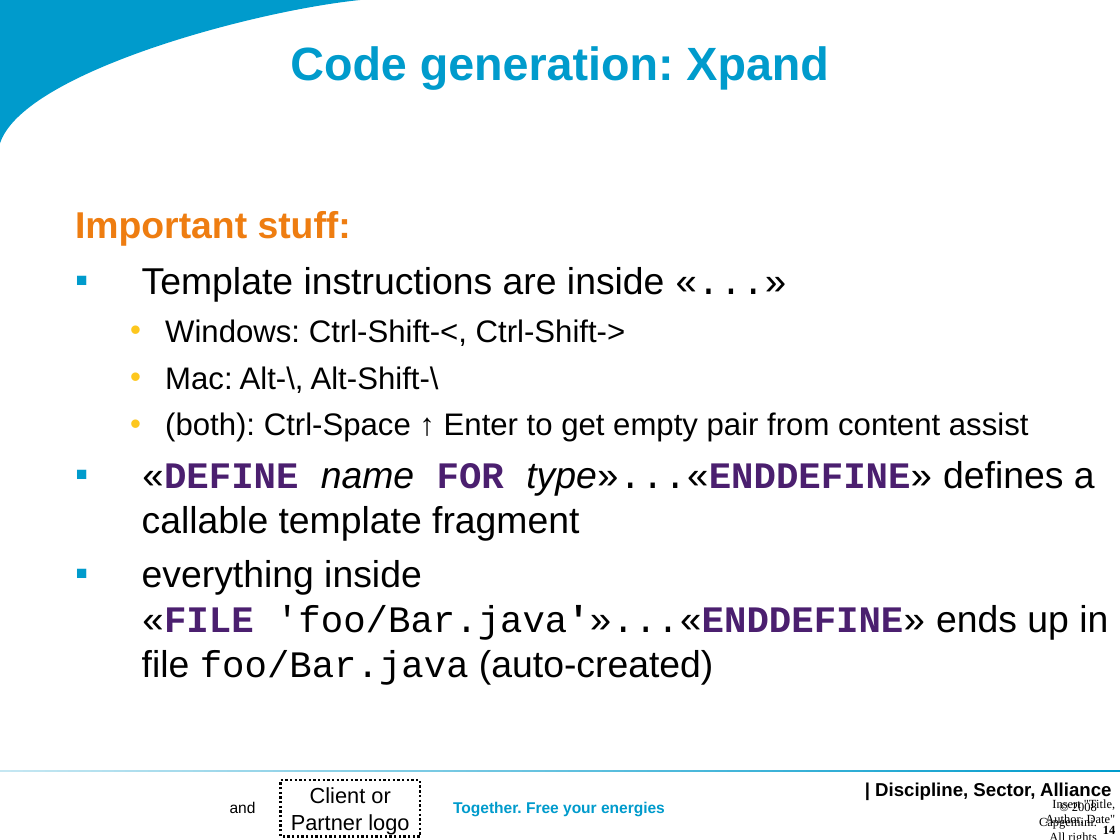
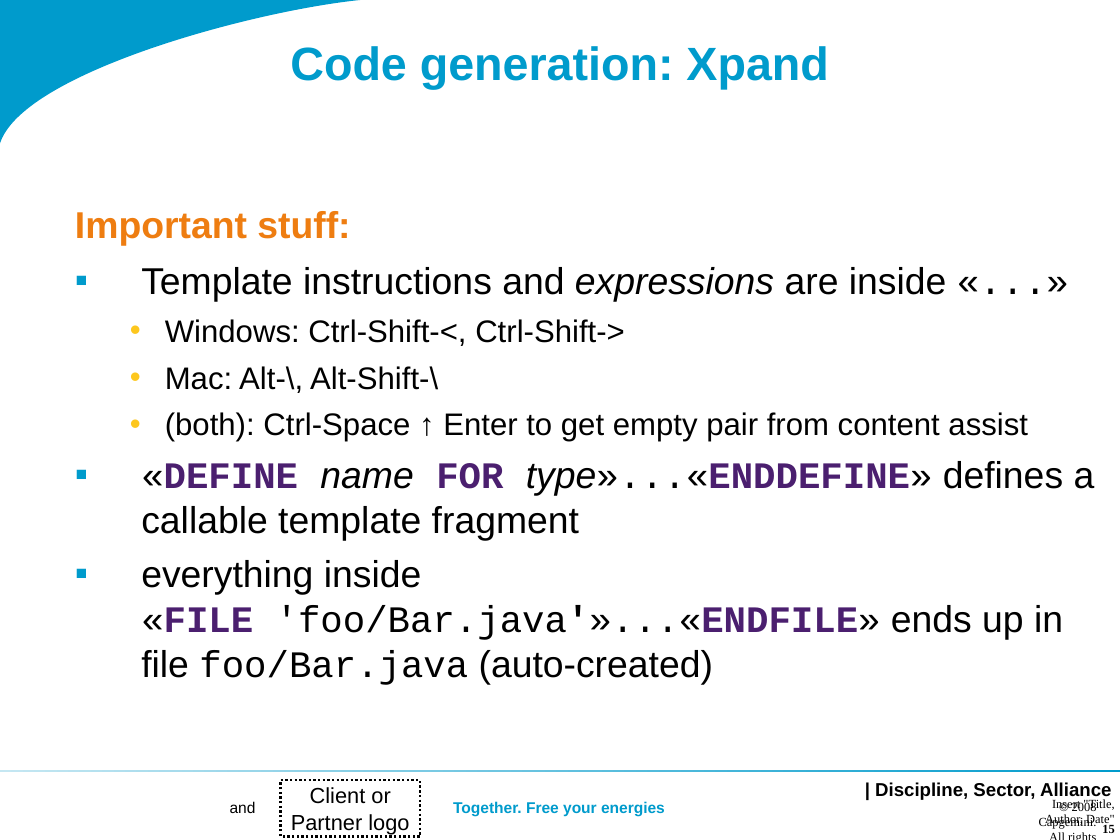
Before and after one commit to dslmeinte/xtext-workshop-code1, a slide deck: slide 15 of org.xtext.workshop.notes/sheets/Workshop 1.ppt (slide 14 before the commit). Drawn at 1120x840 pixels with LibreOffice and Linux fonts; fonts in the diff are those of the drawing; background and template pictures are left out. Boxes give left, top, right and bottom in pixels: in the first picture for what was removed or moved away, otherwise in the second. Text is boxed around its words. In the diff, an @@ line names an element or a change of style, - is before the commit and + after.

```diff
--- a/org.xtext.workshop.notes/sheets/Workshop 1.ppt
+++ b/org.xtext.workshop.notes/sheets/Workshop 1.ppt
@@ text at [75,211,1095,541]: indent changed @@
@@ text at [141,267,947,302]: text changed @@
-▪ Template instructions are inside «...»
+▪ Template instructions and expressions are inside «...»
@@ text at [141,560,1063,685]: text changed @@
-▪ everything inside
-  «FILE 'foo/Bar.java'»...«ENDDEFINE» ends up in file foo/Bar.java (auto-created)
+▪ everything inside
+  «FILE 'foo/Bar.java'»...«ENDFILE» ends up in file foo/Bar.java (auto-created)
@@ page number added at [1102,825,1114,833], 8 pt, text #000000, bold @@
+15
@@ page number removed at [1103,825,1115,834] @@
-14
```
Also in this commit, not shown: 20 other slides changed, 3 slides added, 1 slide removed, 1 other file.
